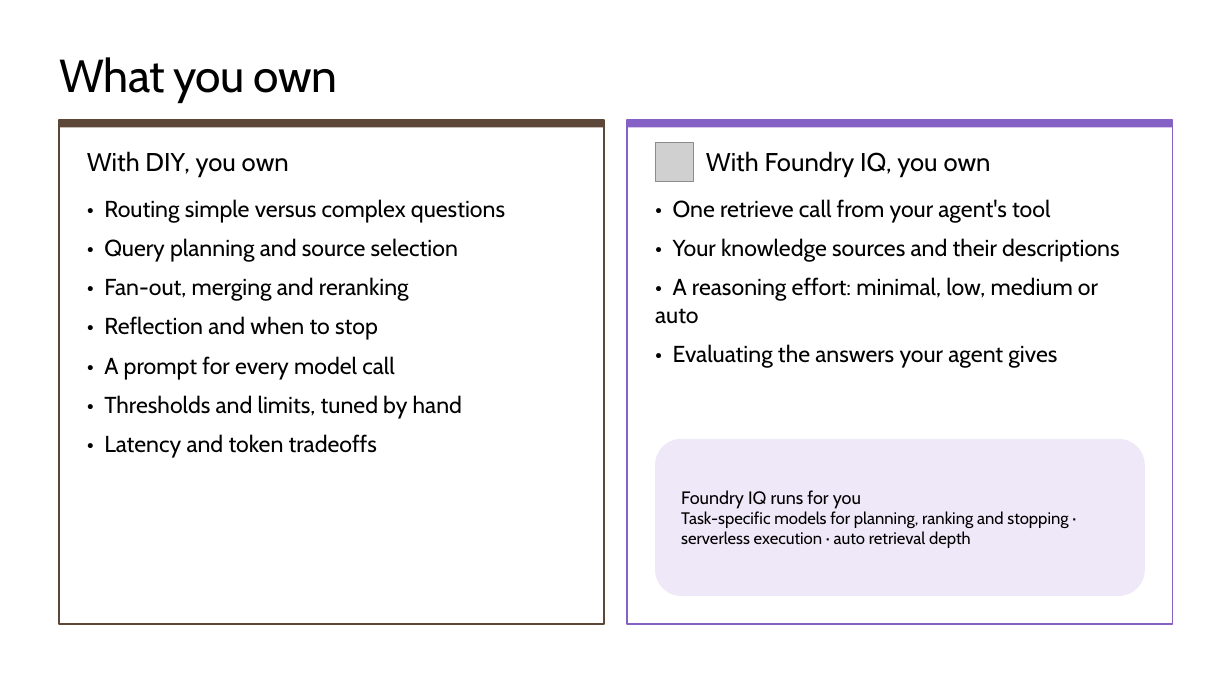
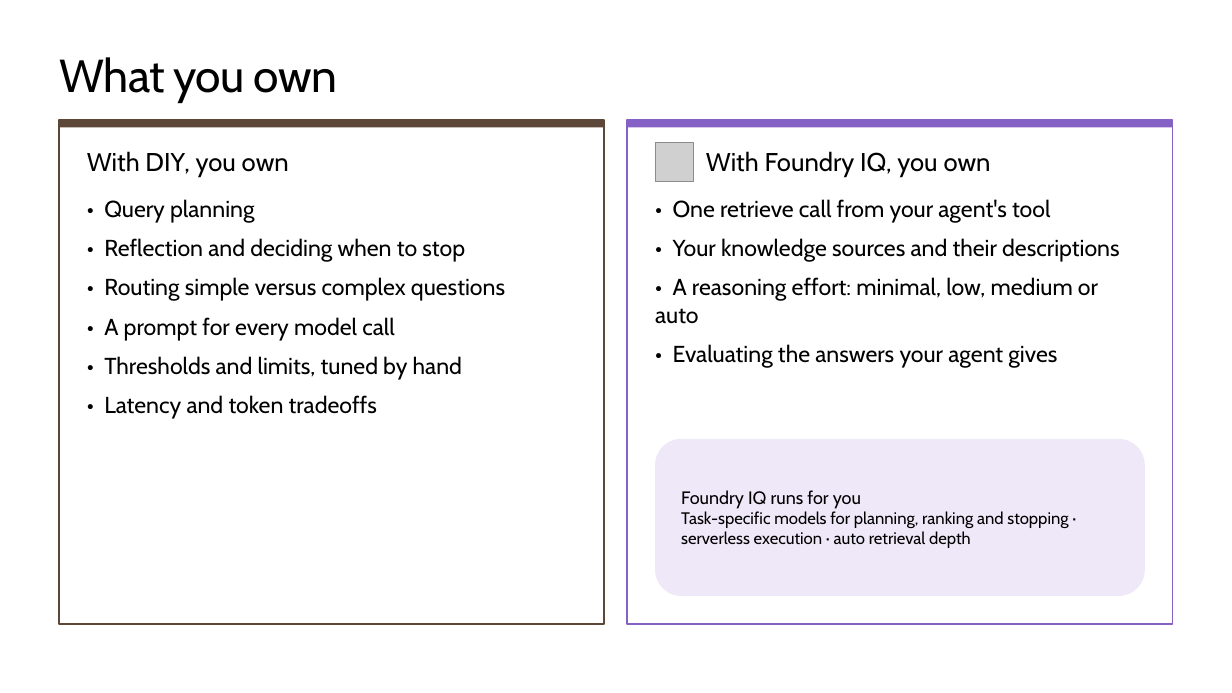
Before and after one commit to microsoft/ignite26-BRK300-building-agentic-retrieval-from-diy-to-foundry-iq, a slide deck: slide 36 of IgniteBRK300-WorkingDeck.pptx (slide 40 before the commit). Drawn at 1232x693 pixels with LibreOffice and Linux fonts; fonts in the diff are those of the drawing; grey boxes stand for pictures; background and template pictures are left out. Boxes give left, top, right and bottom in pixels: in the first picture for what was removed or moved away, otherwise in the second. Text is boxed around its words. In the diff, an @@ line names an element or a change of style, - is before the commit and + after.

```diff
--- a/IgniteBRK300-WorkingDeck.pptx
+++ b/IgniteBRK300-WorkingDeck.pptx
@@ text at (104,199,465,262): paragraphs added @@
+• Query planning
+• Reflection and deciding when to stop
@@ text at (104,238,458,340): paragraphs removed @@
-• Query planning and source selection
-• Fan-out, merging and reranking
-• Reflection and when to stop
```
Also in this commit, not shown: 7 other slides changed, 1 slide added.
